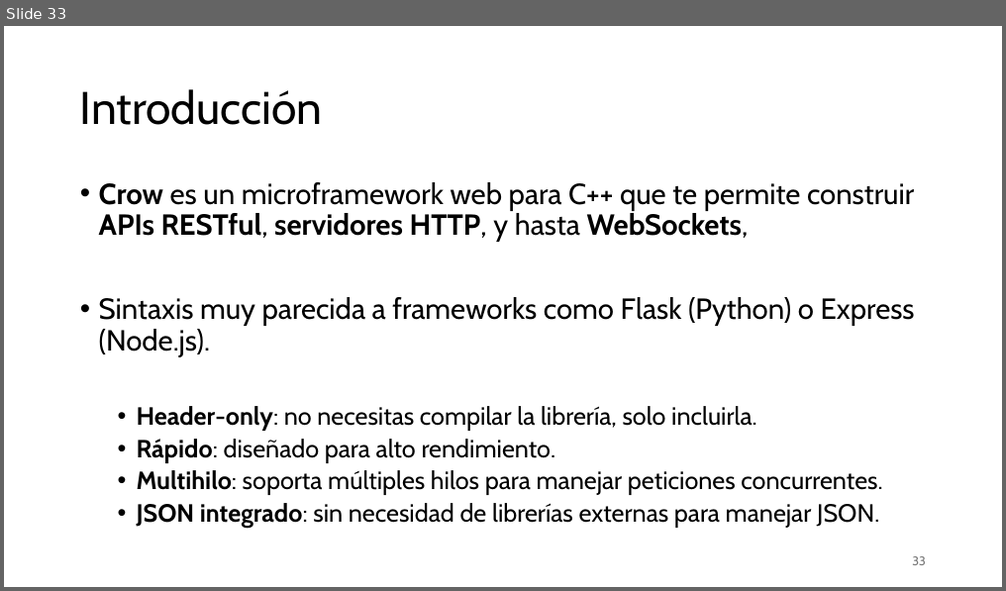
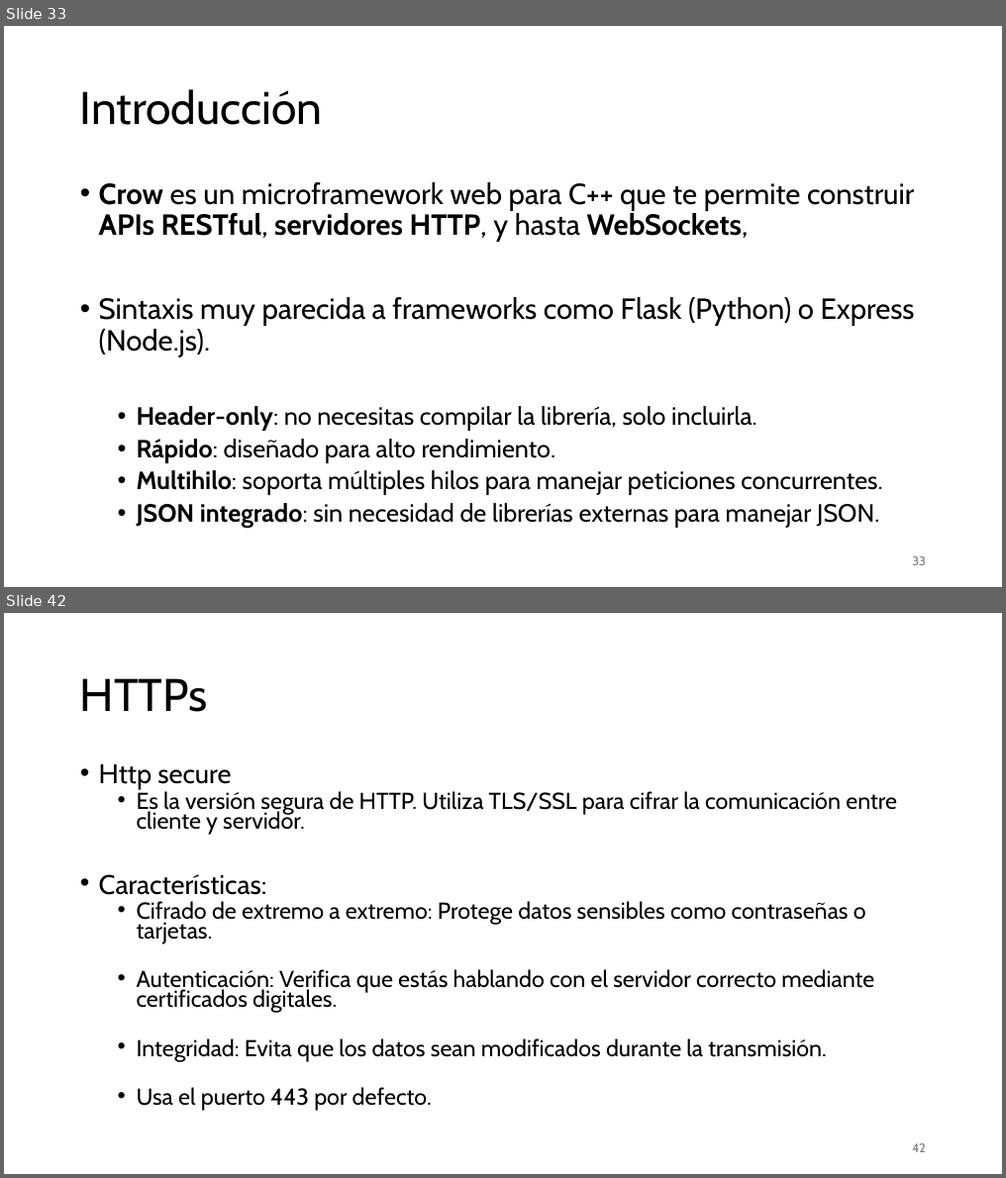
Before and after one commit to aldebarran22/CURSO_CPP_SERVICIOS_30H, a slide deck: doc/2_Creacion_API_RESTfull_C++.pptx. Shown one above the other, each under a label of ours: slide 33 before the commit, slides 33 and 42 after it; the slides between them are not shown. The pictures are 1006x591 and 1006x1178 pixels, drawn with LibreOffice and Linux fonts; fonts in the diff are those of the drawing. Boxes give left, top, right and bottom in pixels: in the first picture for what was removed or moved away, otherwise in the second. Text is boxed around its words. In the diff, an @@ line names an element or a change of style, - is before the commit and + after.

```diff
--- a/doc/2_Creacion_API_RESTfull_C++.pptx
+++ b/doc/2_Creacion_API_RESTfull_C++.pptx
@@ slide 42 added at (4, 613, 1002, 1174), background #FFFFFF @@
@@ title added at (80, 678, 208, 712), 44 pt, text #000000 @@
+HTTPs
@@ text added at (99, 764, 897, 1111), 22.2 pt, text #000000 @@
+• Http secure
+  • Es la versión segura de HTTP. Utiliza TLS/SSL para cifrar la comunicación entre cliente y servidor.
+• Características:
+  • Cifrado de extremo a extremo: Protege datos sensibles como contraseñas o tarjetas.
+  • Autenticación: Verifica que estás hablando con el servidor correcto mediante certificados digitales.
+  • Integridad: Evita que los datos sean modificados durante la transmisión.
+  • Usa el puerto 443 por defecto.
@@ page number added at (912, 1144, 926, 1153), 12 pt, text #797979 @@
+42
```
Also in this commit, not shown: 6 slides changed, 15 other slides added, 10 other files.
